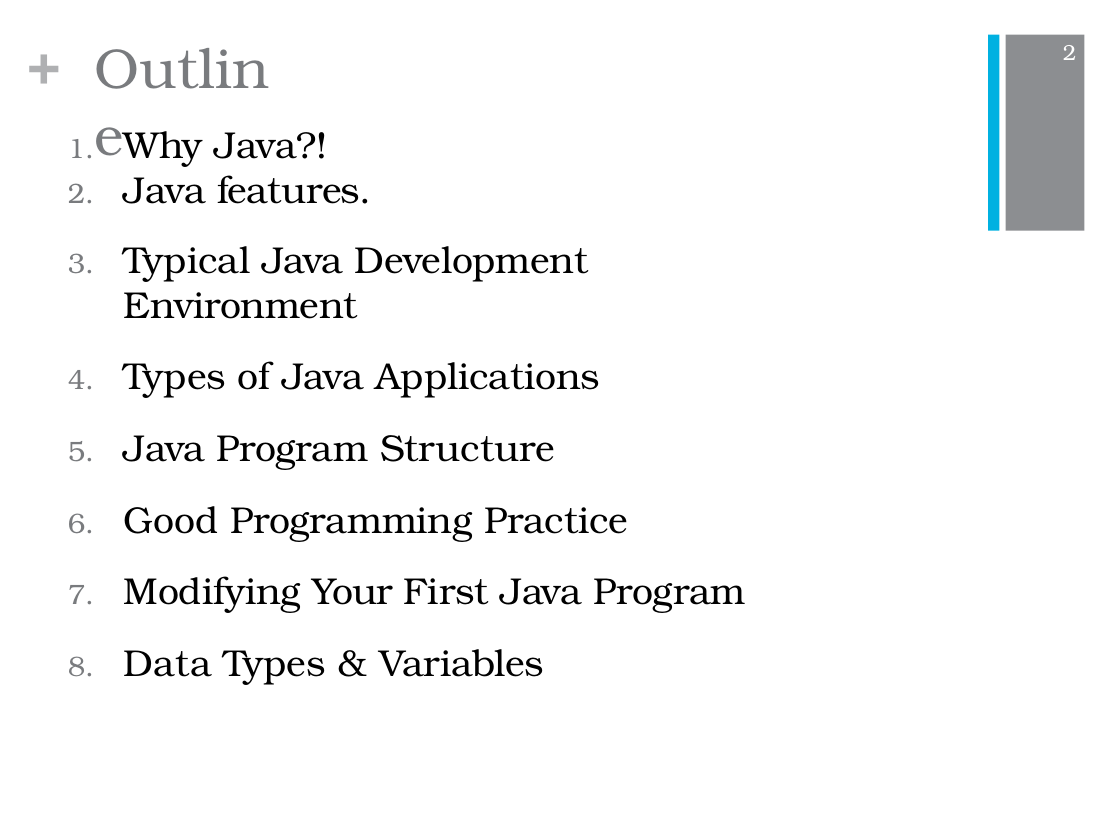
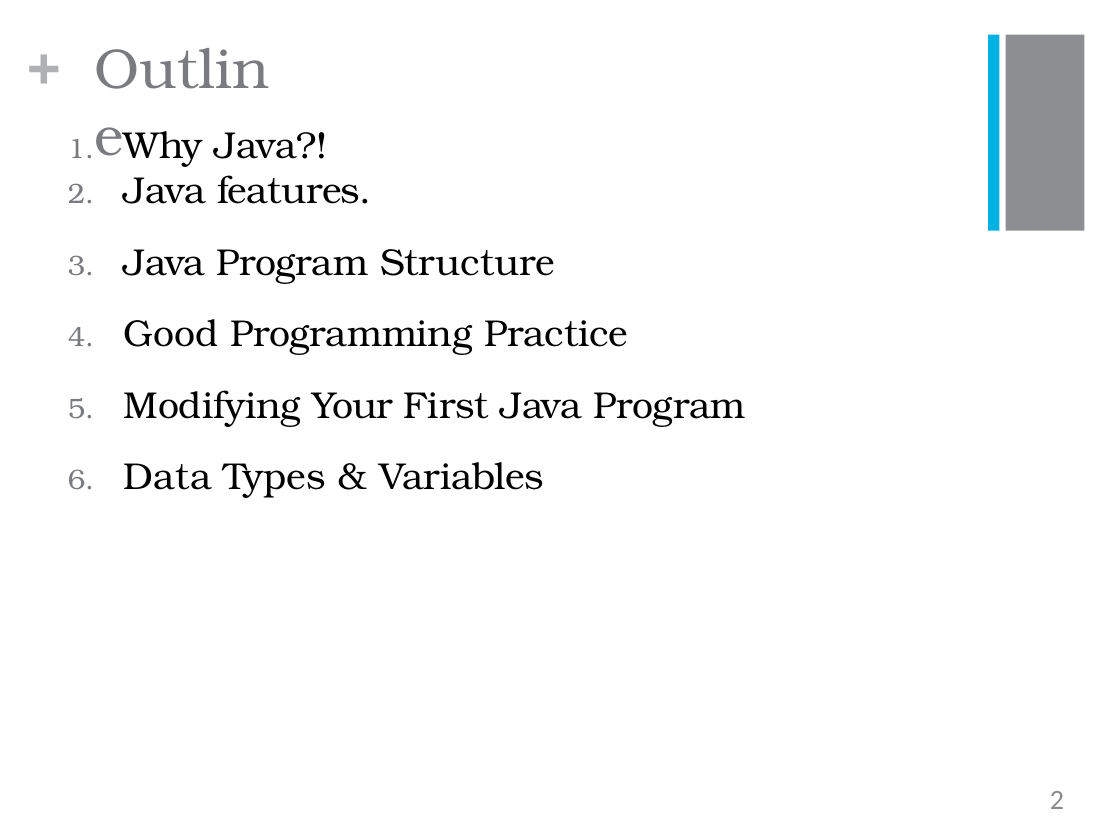
Before and after one commit to HatimAlsuwat/HatimAlsuwat.github.io, a slide deck: slide 2 of computer-programming/Lecture 2.pptx. Drawn at 1120x840 pixels with LibreOffice and Linux fonts; fonts in the diff are those of the drawing. Boxes give left, top, right and bottom in pixels: in the first picture for what was removed or moved away, otherwise in the second. Text is boxed around its words. In the diff, an @@ line names an element or a change of style, - is before the commit and + after.

```diff
--- a/computer-programming/Lecture 2.pptx
+++ b/computer-programming/Lecture 2.pptx
@@ text at (x1=124, y1=246, x2=601, y2=398): paragraphs removed @@
-3. Typical Java Development Environment
-4. Types of Java Applications
@@ page number moved from (x1=1063, y1=45, x2=1077, y2=60) to (x1=1050, y1=791, x2=1064, y2=809) @@
@@ page number at (x1=1050, y1=791, x2=1064, y2=809): size 14 to 18 pt, font TeX Gyre Bonum to Calibri, text colour #FFFFFF to #8C8C8C; alignment left to right; indent changed @@
```
Also in this commit, not shown: 45 other slides changed, 3 slides added, 25 slides removed.
